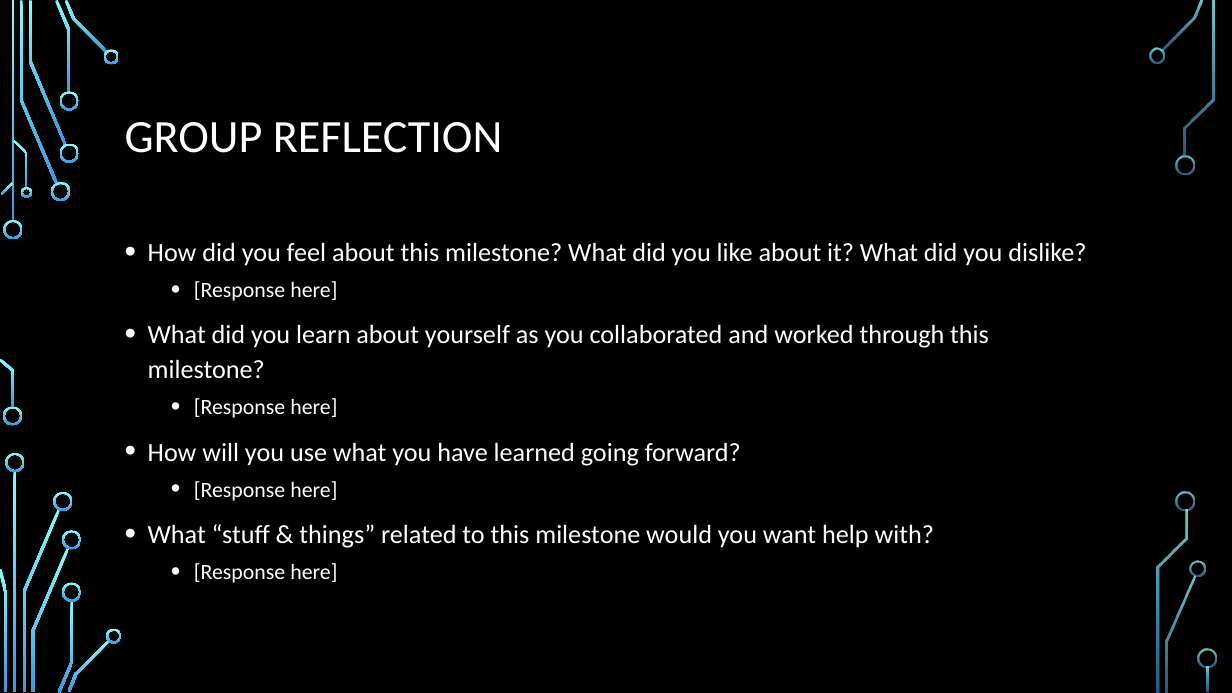
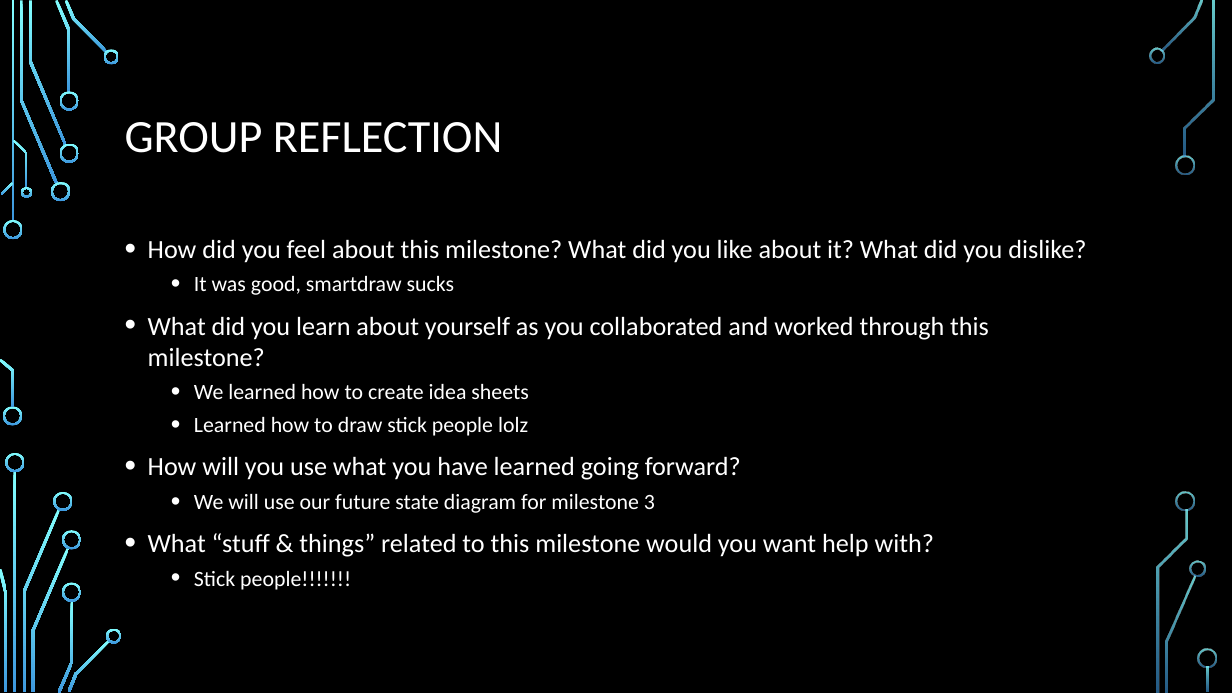
Before and after one commit to ureginastudent/PROJECT, a slide deck: slide 8 of ENSE 470 Milestone 2.pptx (slide 6 before the commit). Drawn at 1232x693 pixels with LibreOffice and Linux fonts; fonts in the diff are those of the drawing; background and template pictures are left out. Boxes give left, top, right and bottom in pixels: in the first picture for what was removed or moved away, otherwise in the second. Text is boxed around its words. In the diff, an @@ line names an element or a change of style, - is before the commit and + after.

Commit message:
Update 2

```diff
--- a/ENSE 470 Milestone 2.pptx
+++ b/ENSE 470 Milestone 2.pptx
@@ text at (148,239,1086,557): line spacing 1.1 to 1 @@
@@ text at (194,276,455,295): text changed @@
-  • [Response here]
+  • It was good, smartdraw sucks
@@ text at (194,384,528,436): text changed @@
-  • [Response here]
+  • We learned how to create idea sheets
+  • Learned how to draw stick people lolz
@@ text at (194,494,655,513): text changed @@
-  • [Response here]
+  • We will use our future state diagram for milestone 3
@@ text at (194,571,351,590): text changed @@
-  • [Response here]
+  • Stick people!!!!!!!
```
Also in this commit, not shown: 1 other slide changed, 3 slides added, 1 slide removed.
